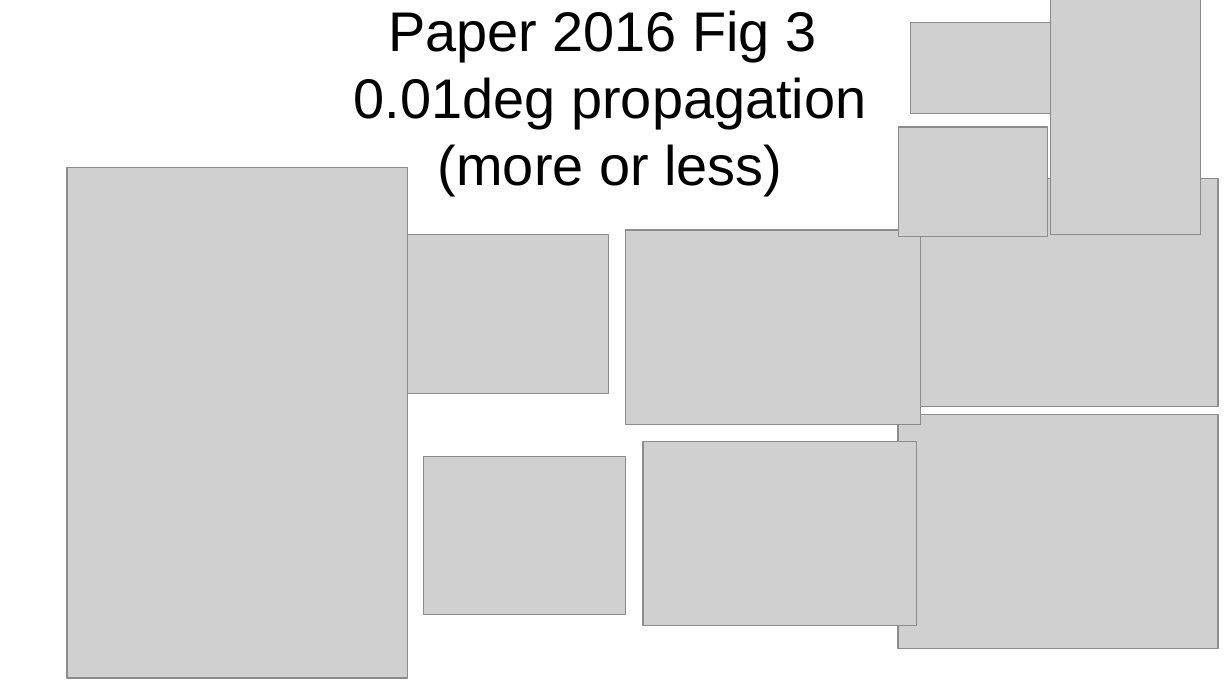
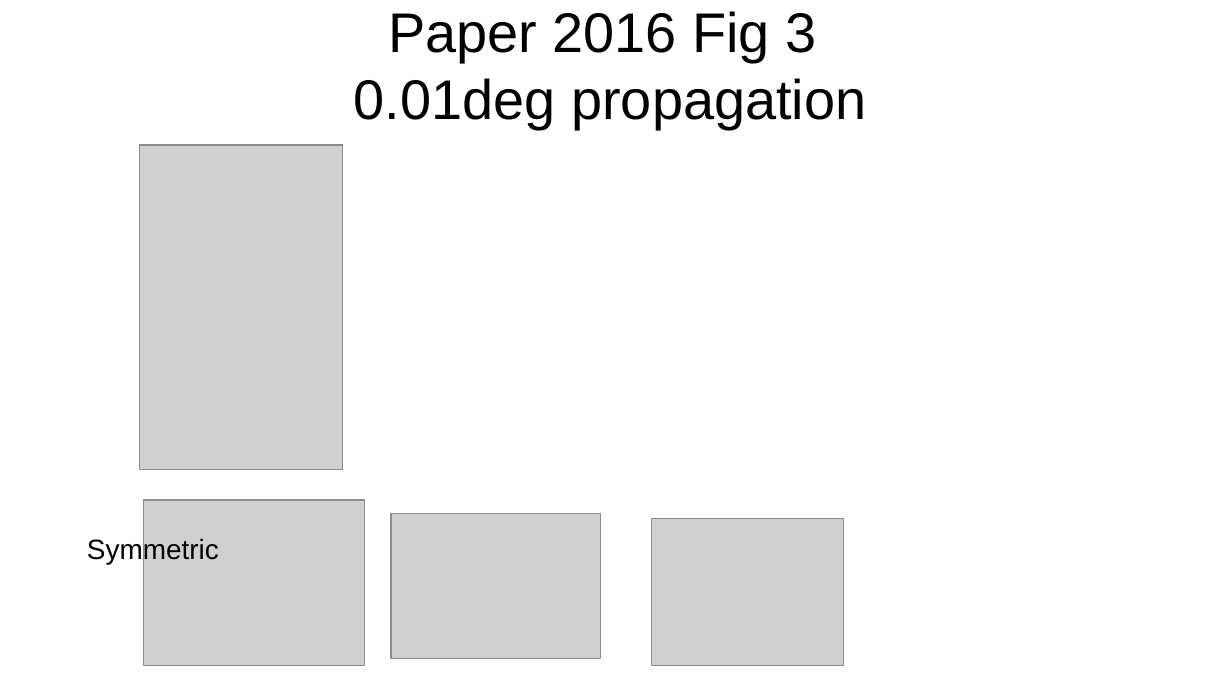
Before and after one commit to srio/paper-guigay-resources, a slide deck: slide 8 of scripts_new/extra/PaperGuigay2016v2.pptx (slide 10 before the commit). Drawn at 1232x693 pixels with LibreOffice and Linux fonts; fonts in the diff are those of the drawing; grey boxes stand for pictures. Boxes give left, top, right and bottom in pixels: in the first picture for what was removed or moved away, otherwise in the second. Text is boxed around its words. In the diff, an @@ line names an element or a change of style, - is before the commit and + after.

```diff
--- a/scripts_new/extra/PaperGuigay2016v2.pptx
+++ b/scripts_new/extra/PaperGuigay2016v2.pptx
@@ text at [354,11,866,129]: text changed @@
-Paper 2016 Fig 3
-0.01deg propagation
-(more or less)
+Paper 2016 Fig 3
+0.01deg propagation
@@ picture removed at [911,22,1051,114] @@
@@ picture removed at [1051,0,1202,235] @@
@@ picture: place and size @@
-picture at [67,168,408,679]
+picture at [140,145,342,470]
@@ picture removed at [899,127,1049,237] @@
@@ picture removed at [899,179,1219,407] @@
@@ picture removed at [408,235,609,394] @@
@@ picture removed at [626,230,921,425] @@
@@ picture removed at [899,415,1219,648] @@
@@ picture removed at [643,442,917,626] @@
@@ picture removed at [424,456,626,615] @@
@@ picture added at [143,500,364,665] @@
@@ text added at [87,537,219,564], 18 pt, text #000000 @@
+Symmetric
@@ picture added at [391,513,601,658] @@
@@ picture added at [652,519,844,665] @@
```
Also in this commit, not shown: 5 other slides changed, 1 other file.
